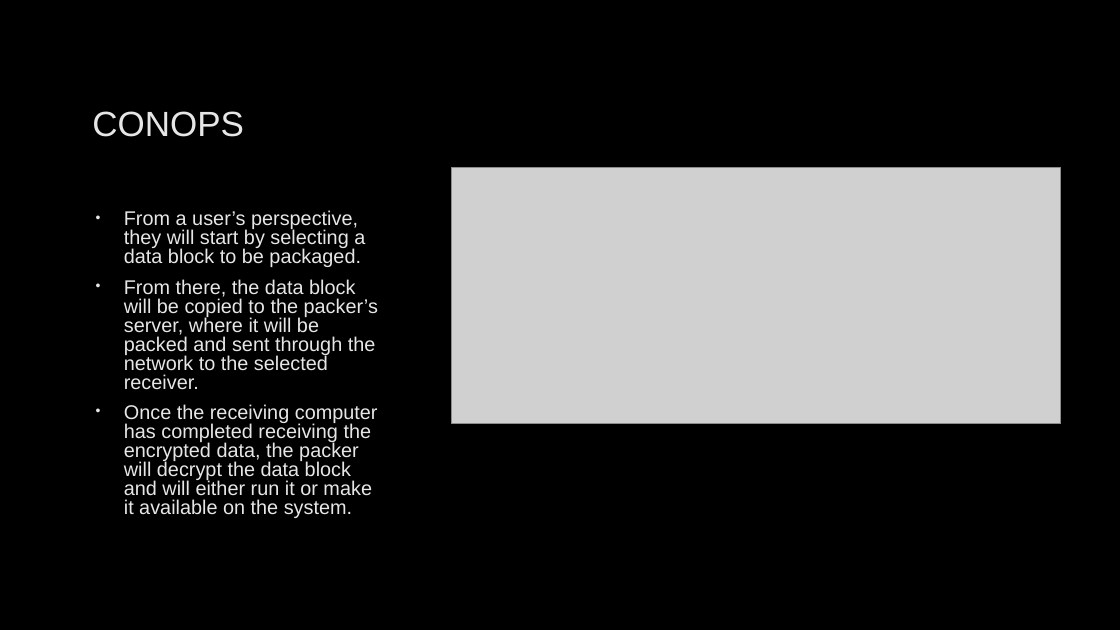
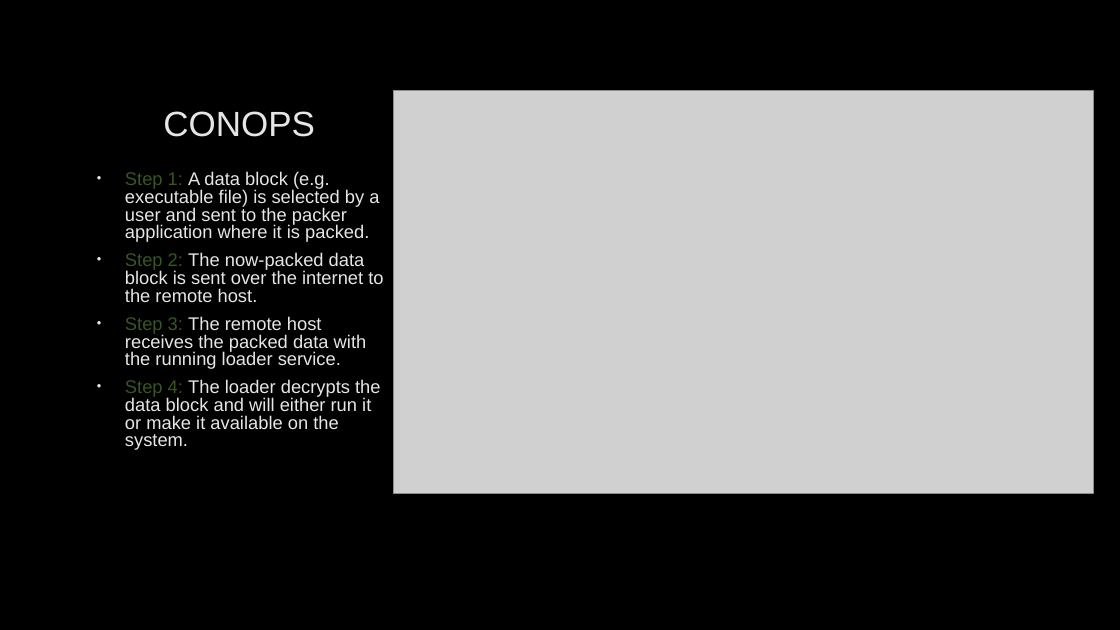
Before and after one commit to jcogs89/LMC-Packer-Loader, a slide deck: slide 10 of Assignments/E04 - Draft Design Review.pptx. Drawn at 1120x630 pixels with LibreOffice and Linux fonts; fonts in the diff are those of the drawing; grey boxes stand for pictures; background and template pictures are left out. Boxes give left, top, right and bottom in pixels: in the first picture for what was removed or moved away, otherwise in the second. Text is boxed around its words. In the diff, an @@ line names an element or a change of style, - is before the commit and + after.

Commit message:
modified Design Review with all changes suggested by sabetto

```diff
--- a/Assignments/E04 - Draft Design Review.pptx
+++ b/Assignments/E04 - Draft Design Review.pptx
@@ title "CONOPS" at (163,111,315,137): alignment left to centre @@
@@ picture: place and size @@
-picture at (452,168,1061,424)
+picture at (394,91,1094,494)
@@ text at (125,171,383,450): text changed; size 17 to 15.7 pt @@
-• From a user’s perspective, they will start by selecting a data block to be packaged.
-• From there, the data block will be copied to the packer’s server, where it will be packed and sent through the network to the selected receiver.
-• Once the receiving computer has completed receiving the encrypted data, the packer will decrypt the data block and will either run it or make it available on the system.
+• Step 1: A data block (e.g. executable file) is selected by a user and sent to the packer application where it is packed.
+• Step 2: The now-packed data block is sent over the internet to the remote host.
+• Step 3: The remote host receives the packed data with the running loader service.
+• Step 4: The loader decrypts the data block and will either run it or make it available on the system.
```
Also in this commit, not shown: 9 other slides changed.
